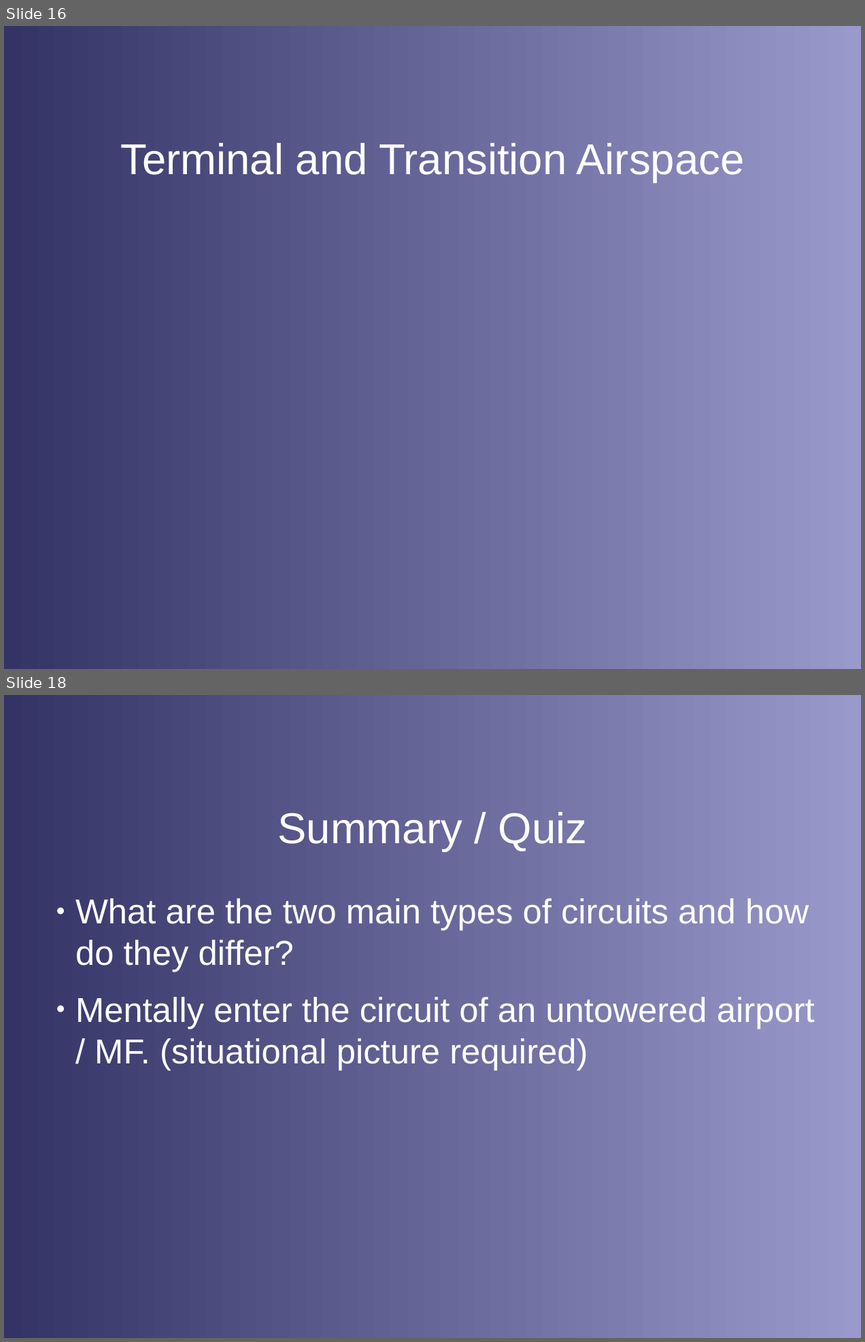
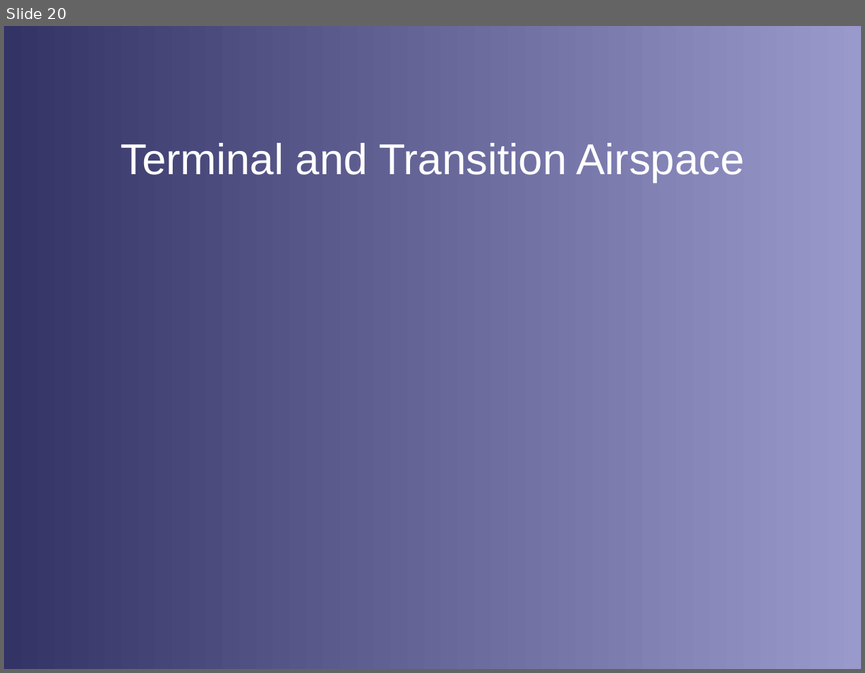
Before and after one commit to stephanheinemann/flight, a slide deck: FI/Circuits/Circuits.odp. Shown one above the other, each under a label of ours: slides 16 and 18 before the commit, slide 20 after it; the slides between them are not shown. The pictures are 865x1342 and 865x673 pixels, drawn with LibreOffice and Linux fonts; fonts in the diff are those of the drawing; background and template pictures are left out. Boxes give left, top, right and bottom in pixels: in the first picture for what was removed or moved away, otherwise in the second. Text is boxed around its words. In the diff, an @@ line names an element or a change of style, - is before the commit and + after.

Commit message:
extended circuits presentation

```diff
--- a/FI/Circuits/Circuits.odp
+++ b/FI/Circuits/Circuits.odp
@@ slide 18 removed at bbox=[4, 695, 861, 1338], background gradient #333366 to #9999CC @@
@@ title removed at bbox=[277, 812, 587, 851] @@
-Summary / Quiz
@@ text removed at bbox=[75, 898, 815, 1070] @@
-● What are the two main types of circuits and how do they differ?
-● Mentally enter the circuit of an untowered airport / MF. (situational picture required)
@@ what was slide 16 is now slide 20 @@
```
Also in this commit, not shown: 4 slides changed, 2 slides added, 1 other slide removed, 4 other files.
